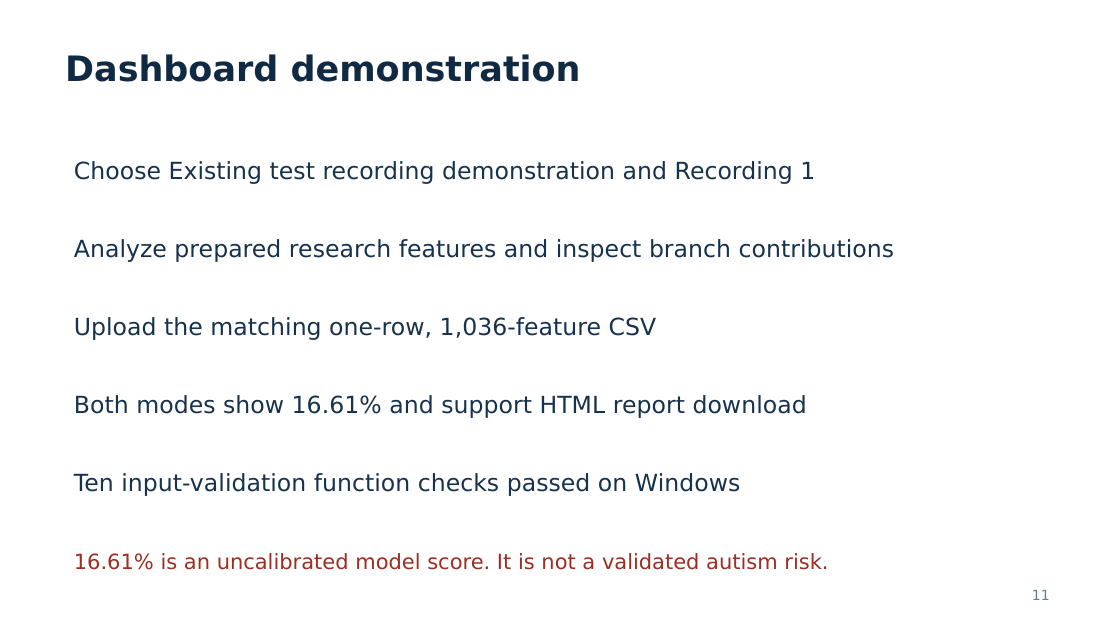
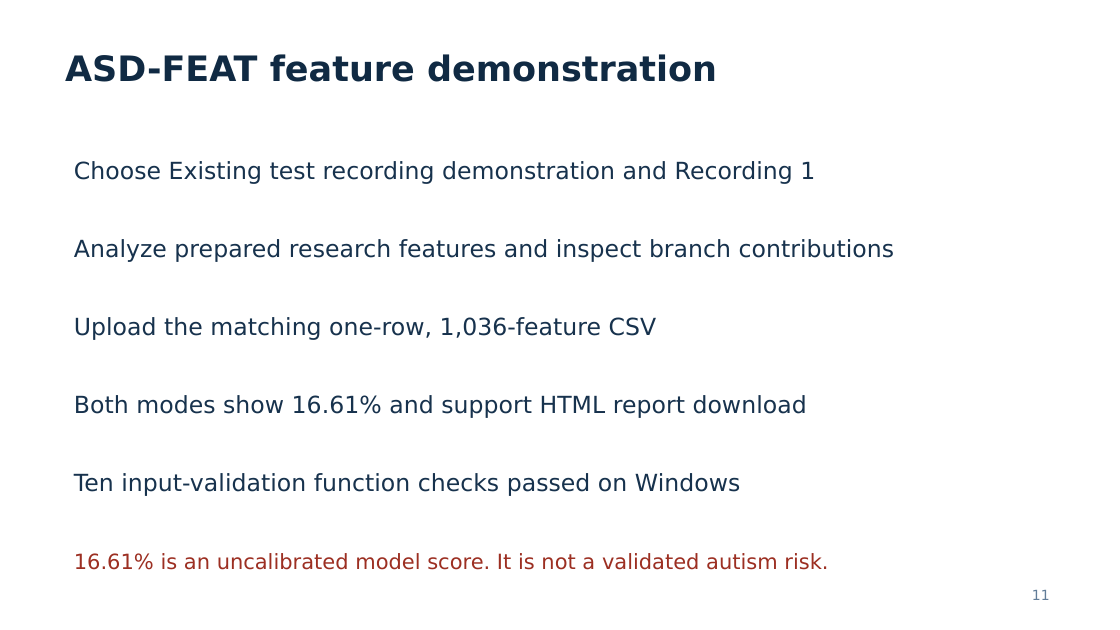
Before and after one commit to dani-awan/Explainable-Multimodal-Autism-Behavior-Analysis, a slide deck: slide 11 of presentations/FINAL_RESEARCH_PRESENTATION.pptx. Drawn at 1120x630 pixels with LibreOffice and Linux fonts; fonts in the diff are those of the drawing. Boxes give left, top, right and bottom in pixels: in the first picture for what was removed or moved away, otherwise in the second. Text is boxed around its words. In the diff, an @@ line names an element or a change of style, - is before the commit and + after.

```diff
--- a/presentations/FINAL_RESEARCH_PRESENTATION.pptx
+++ b/presentations/FINAL_RESEARCH_PRESENTATION.pptx
@@ text at [65, 54, 717, 82]: text changed @@
-Dashboard demonstration
+ASD-FEAT feature demonstration
```
Also in this commit, not shown: 2 other slides changed, 2 slides added, 17 other files.
